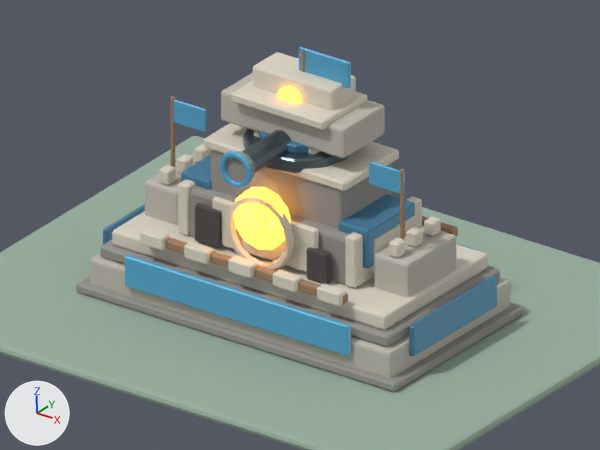
Renders of the Blender file art_source/cardfront_3d/Cardfront_HQ_Master.blend from each side of a commit.
Rendered twice from the file's camera 'PreviewCamera'. The axes (+X, +Y, +Z) are drawn at lower left. The lights are the same throughout. The first picture is the older version.

The first picture shows 'Balanced_CommandCrest', 'Base_Main', 'Base_Skirt', 'Base_Top', 'Base_Trim', 'Castle_CommandCrown', 'Castle_Shoulder_R', 'CoreCover', 'Core_UpperHousing', 'Core_UpperTrim', 'FactionPanel_Back', 'FactionPanel_Front', 'FactionPanel_Left', 'FactionPanel_Right', 'Preview_Ground' and 39 more.
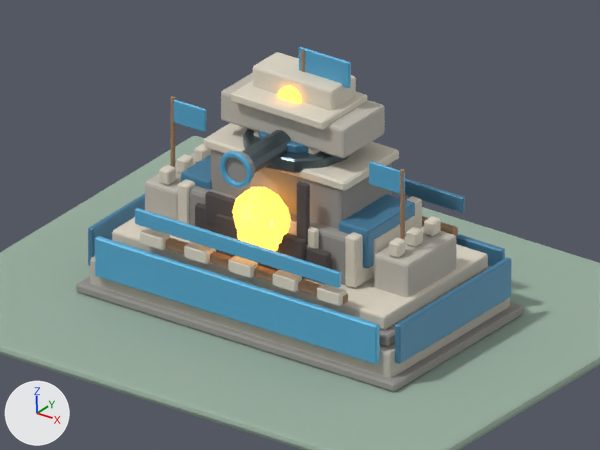
Where the change shows, as pixel boxes [x1, y1, x2, y2] in the pictures (600 x 450 px):
'FactionPanel_Front', rescaled (26% wider, 26% taller)
    before: [125, 255, 351, 356]
    after: [95, 236, 380, 364]
'FactionPanel_Right', moved, rescaled (31% wider, 32% taller)
    before: [409, 275, 497, 356]
    after: [395, 257, 511, 364]
'FactionTrim_Front', added (blue)
    after: [135, 208, 341, 288]
'CoreCover', reshaped, moved, recoloured (mostly hidden afterwards)
    before: [227, 197, 294, 270]
    after: [237, 224, 278, 251]
'FactionPanel_Left', moved, rescaled
    before: [103, 204, 145, 245]
    after: [88, 194, 145, 266]
'Damage_03', reshaped, moved (not visible before)
    after: [216, 213, 307, 279]
'FactionTrim_Back', added (blue)
    after: [405, 178, 465, 213]
'Damage_03_Crack', added
    after: [297, 181, 310, 245]
'Damage_03_Breach', added
    after: [205, 191, 236, 226]
'FactionPanel_Back', rescaled (mostly hidden before)
    before: [457, 244, 475, 250]
    after: [456, 234, 505, 266]
'Base_Trim', unchanged, covered by the edit
    before: [100, 240, 500, 347]
    after: [380, 265, 491, 347]
'Core_Frame_Front', unchanged, covered by the edit
    before: [212, 197, 319, 272]
    after: [288, 220, 319, 249]

Diff of the bpy script that builds the scene:
```diff
--- a/art_source/cardfront_3d/Cardfront_HQ_Master.blend.py
+++ b/art_source/cardfront_3d/Cardfront_HQ_Master.blend.py
@@ me_cube_007 @@
 # used by ob_factionpanel_front; parent = ob_base; location = (0.0, -1.775, 0.66)
-me_cube_007.from_pydata(...)  # 24 vertices, 26 faces; spans x -2.3..2.3, y -0.05..0.05, z -0.28..0.28
+me_cube_007.from_pydata(...)  # 24 vertices, 26 faces; spans x -2.9..2.9, y -0.06..0.06, z -0.36..0.36
+# me_cube_007 part 1: the whole mesh is scaled about its middle by (1.26, 1.19, 1.29)
 me_cube_007.materials.append(mat_mat_faction_primary)
@@ me_cube_008 @@
 # used by ob_factionpanel_back; parent = ob_base; location = (0.0, 1.775, 0.66)
-me_cube_008.from_pydata(...)  # 24 vertices, 26 faces; spans x -2.3..2.3, y -0.05..0.05, z -0.28..0.28
+me_cube_008.from_pydata(...)  # 24 vertices, 26 faces; spans x -2.9..2.9, y -0.06..0.06, z -0.36..0.36
+# me_cube_008 part 2: the whole mesh is scaled about its middle by (1.26, 1.19, 1.29)
 me_cube_008.materials.append(mat_mat_faction_secondary)
@@ me_cube_009 @@
 # used by ob_factionpanel_left; parent = ob_base; location = (-3.15, 0.0, 0.66)
-me_cube_009.from_pydata(...)  # 24 vertices, 26 faces; spans x -0.05..0.05, y -1.2..1.2, z -0.28..0.28
+me_cube_009.from_pydata(...)  # 24 vertices, 26 faces; spans x -0.06..0.06, y -1.6..1.6, z -0.36..0.36
+# me_cube_009 part 3: the whole mesh is scaled about its middle by (1.19, 1.33, 1.29)
 me_cube_009.materials.append(mat_mat_faction_secondary)
@@ me_cube_010 @@
 # used by ob_factionpanel_right; parent = ob_base; location = (3.15, 0.0, 0.66)
-me_cube_010.from_pydata(...)  # 24 vertices, 26 faces; spans x -0.05..0.05, y -1.2..1.2, z -0.28..0.28
+me_cube_010.from_pydata(...)  # 24 vertices, 26 faces; spans x -0.06..0.06, y -1.6..1.6, z -0.36..0.36
+# me_cube_010 part 4: the whole mesh is scaled about its middle by (1.19, 1.33, 1.29)
 me_cube_010.materials.append(mat_mat_faction_secondary)
@@ me_cube_019 @@
 # used by ob_damage_03; parent = ob_damage; location = (0.0, -1.12, 2.06)
-me_cube_019.from_pydata(...)  # 24 vertices, 26 faces; spans x -0.17..0.17, y -0.09..0.09, z -0.21..0.21
+me_cube_019.from_pydata(...)  # 24 vertices, 26 faces; spans x -0.9..0.9, y -0.07..0.07, z -0.36..0.36
+# me_cube_019 part 5: 24 of 24 vertices moved; they spanned x -0.17..0.17, y -0.09..0.09, z -0.21..0.21 and now span x -0.9..0.9, y -0.07..0.07, z -0.36..0.36; mean shift (0.0, 0.0, 0.0)
 me_cube_019.materials.append(mat_mat_damage_dark)
@@ me_torus @@
 # used by ob_corecover; parent = ob_damage; location = (0.0, -1.13, 1.76); rotation_euler = (1.571, 0.0, 0.0), in degrees (90, 0, 0)
-me_torus.from_pydata(...)  # 96 vertices, 96 faces; spans x -0.685..0.685, y -0.685..0.685, z -0.065..0.065
-me_torus.materials.append(mat_mat_neutral_cream)  # pale yellow #ddd6c5
+me_torus.from_pydata(...)  # 60 vertices, 62 faces; spans x -0.399..0.399, y -0.414..0.414, z -0.15..0.15
+# me_torus part 6: 96 vertices removed from x -0.685..0.685, y -0.685..0.685, z -0.065..0.065; 60 vertices added at x -0.399..0.399, y -0.414..0.414, z -0.15..0.15
+me_torus.materials.append(mat_mat_core)  # orange #f6c861, glowing orange #ffad3f
@@ ob_factionpanel_front @@
 ob_factionpanel_front.parent = ob_base
-ob_factionpanel_front.location = (0.0, -1.775, 0.66)
+ob_factionpanel_front.location = (0.0, -1.785, 0.76)
@@ ob_factionpanel_back @@
 ob_factionpanel_back.parent = ob_base
-ob_factionpanel_back.location = (0.0, 1.775, 0.66)
+ob_factionpanel_back.location = (0.0, 1.785, 0.76)
@@ ob_factionpanel_left @@
 ob_factionpanel_left.parent = ob_base
-ob_factionpanel_left.location = (-3.15, 0.0, 0.66)
+ob_factionpanel_left.location = (-3.16, 0.0, 0.76)
@@ ob_factionpanel_right @@
 ob_factionpanel_right.parent = ob_base
-ob_factionpanel_right.location = (3.15, 0.0, 0.66)
+ob_factionpanel_right.location = (3.15, 0.0, 0.76)
@@ ob_damage_03 @@
 ob_damage_03.parent = ob_damage
-ob_damage_03.location = (0.0, -1.12, 2.06)
+ob_damage_03.location = (0.0, -1.1, 1.5)
@@ ob_corecover @@
 ob_corecover.parent = ob_damage
-ob_corecover.location = (0.0, -1.13, 1.76)
+ob_corecover.location = (0.0, -1.1, 1.72)
 ob_corecover.rotation_euler = (1.571, 0.0, 0.0)  # degrees (90, 0, 0)
@@ ob_damage_03_crack @@
+ob_damage_03_crack = bpy.data.objects.new('Damage_03_Crack', me_cube_023_1)  # 24 vertices, 26 faces; spans x -0.11..0.11, y -0.05..0.05, z -0.55..0.55; in mat_mat_damage_dark (dark grey #504b4b)
+ob_damage_03_crack.parent = ob_damage
+ob_damage_03_crack.location = (0.8, -1.02, 2.3)
@@ ob_damage_03_breach @@
+ob_damage_03_breach = bpy.data.objects.new('Damage_03_Breach', me_cube_022_1)  # 24 vertices, 26 faces; spans x -0.45..0.45, y -0.06..0.06, z -0.28..0.28; in mat_mat_damage_dark (dark grey #504b4b)
+ob_damage_03_breach.parent = ob_damage
+ob_damage_03_breach.location = (-0.7, -1.06, 1.88)
@@ ob_factiontrim_back @@
+ob_factiontrim_back = bpy.data.objects.new('FactionTrim_Back', me_cube_012_1)  # 24 vertices, 26 faces; spans x -2.1..2.1, y -0.04..0.04, z -0.14..0.14; in mat_mat_faction_secondary (blue #4b84a6)
+ob_factiontrim_back.parent = ob_base
+ob_factiontrim_back.location = (0.0, 1.765, 1.72)
@@ ob_factiontrim_front @@
+ob_factiontrim_front = bpy.data.objects.new('FactionTrim_Front', me_cube_011_1)  # 24 vertices, 26 faces; spans x -2.1..2.1, y -0.04..0.04, z -0.14..0.14; in mat_mat_faction_primary (blue #59add7)
+ob_factiontrim_front.parent = ob_base
+ob_factiontrim_front.location = (0.0, -1.765, 1.72)
```
